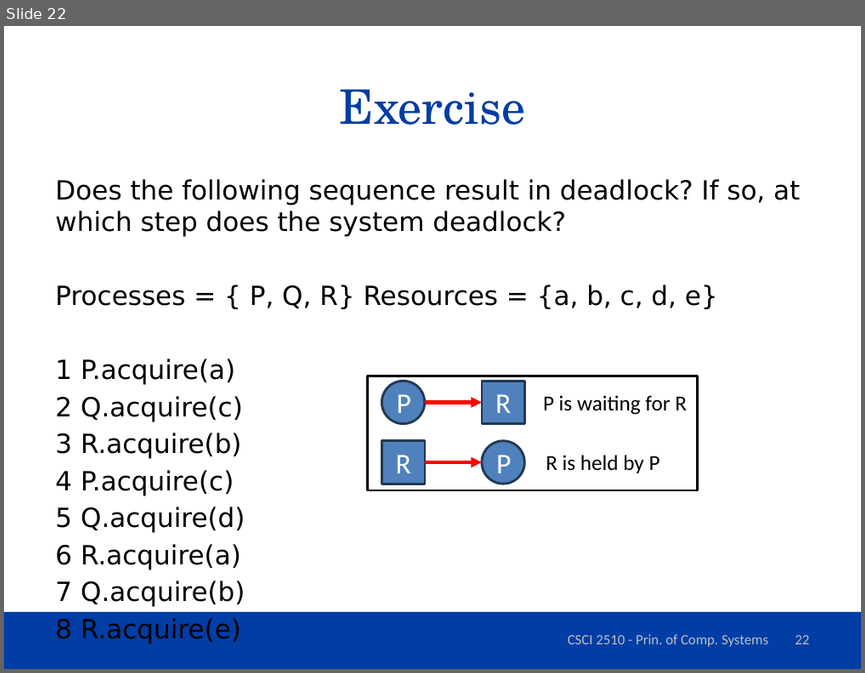
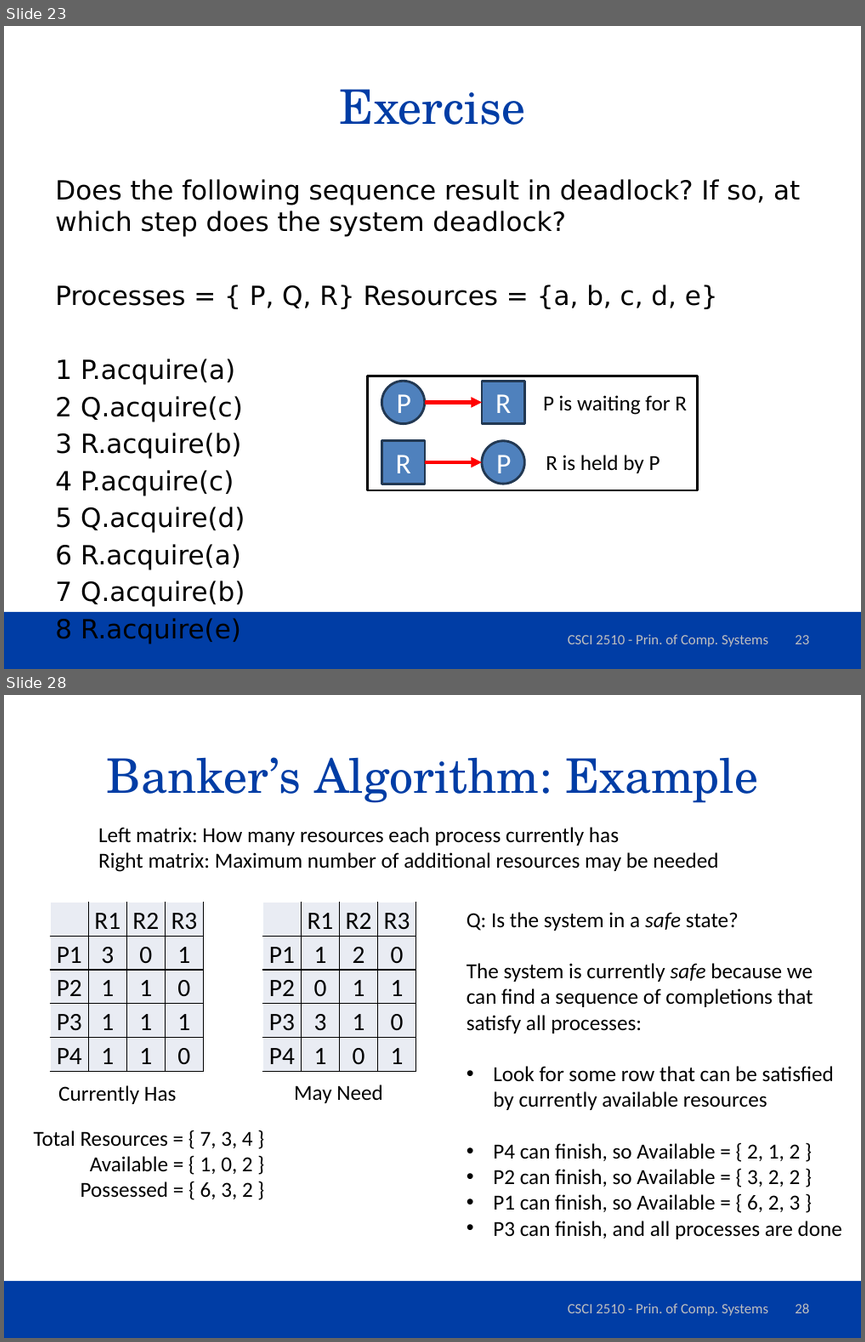
Before and after one commit to dferry/dferry.github.io, a slide deck: csci2510/slides/Deadlock.pptx. Shown one above the other, each under a label of ours: slide 22 before the commit, slides 23 and 28 after it; the slides between them are not shown. The pictures are 865x673 and 865x1342 pixels, drawn with LibreOffice and Linux fonts; fonts in the diff are those of the drawing; background and template pictures are left out. Boxes give left, top, right and bottom in pixels: in the first picture for what was removed or moved away, otherwise in the second. Text is boxed around its words. In the diff, an @@ line names an element or a change of style, - is before the commit and + after.

```diff
--- a/csci2510/slides/Deadlock.pptx
+++ b/csci2510/slides/Deadlock.pptx
@@ slide 28 added at (x1=4, y1=695, x2=861, y2=1338), background #FFFFFF; not listed: 1 template element that a slide beside it also shows @@
@@ title added at (x1=107, y1=757, x2=758, y2=803), 40 pt, text #003DA5 @@
+Banker’s Algorithm: Example
@@ text added at (x1=98, y1=827, x2=718, y2=872), 18 pt, text #000000 @@
+Left matrix: How many resources each process currently has
+Right matrix: Maximum number of additional resources may be needed
@@ table added at (x1=50, y1=902, x2=205, y2=1072), 5 rows, 4 columns @@
+ | R1 | R2 | R3
+P1 | 3 | 0 | 1
+P2 | 1 | 1 | 0
+P3 | 1 | 1 | 1
+P4 | 1 | 1 | 0
@@ table added at (x1=262, y1=902, x2=417, y2=1072), 5 rows, 4 columns @@
+ | R1 | R2 | R3
+P1 | 1 | 2 | 0
+P2 | 0 | 1 | 1
+P3 | 3 | 1 | 0
+P4 | 1 | 0 | 1
@@ text added at (x1=466, y1=912, x2=842, y2=1239), 18 pt, text #000000 @@
+Q: Is the system in a safe state?
+The system is currently safe because we
+can find a sequence of completions that
+satisfy all processes:
+• Look for some row that can be satisfied
+  by currently available resources
+• P4 can finish, so Available = { 2, 1, 2 }
+• P2 can finish, so Available = { 3, 2, 2 }
+• P1 can finish, so Available = { 6, 2, 3 }
+• P3 can finish, and all processes are done
@@ text added at (x1=58, y1=1085, x2=177, y2=1104), 18 pt, text #000000 @@
+Currently Has
@@ text added at (x1=294, y1=1084, x2=383, y2=1103), 18 pt, text #000000 @@
+May Need
@@ text added at (x1=34, y1=1130, x2=253, y2=1199), 18 pt, text #000000 @@
+Total Resources = { 7, 3, 4 }
+Available = { 1, 0, 2 }
+Possessed = { 6, 3, 2 }
@@ text added at (x1=568, y1=1303, x2=768, y2=1315), 12 pt, text #BFBFBF @@
+CSCI 2510 - Prin. of Comp. Systems
@@ page number added at (x1=794, y1=1303, x2=809, y2=1313), 12 pt, text #BFBFBF @@
+28
@@ what was slide 22 is now slide 23 @@
@@ page number at (x1=794, y1=635, x2=809, y2=644): text changed @@
-22
+23
```
Also in this commit, not shown: 1 slide changed, 12 other slides added, 1 other file.
